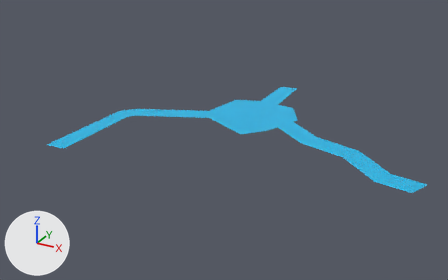
The FBX model UNITY/Assets/ENVIRONMENT/MESH/river.fbx, before and after one commit.
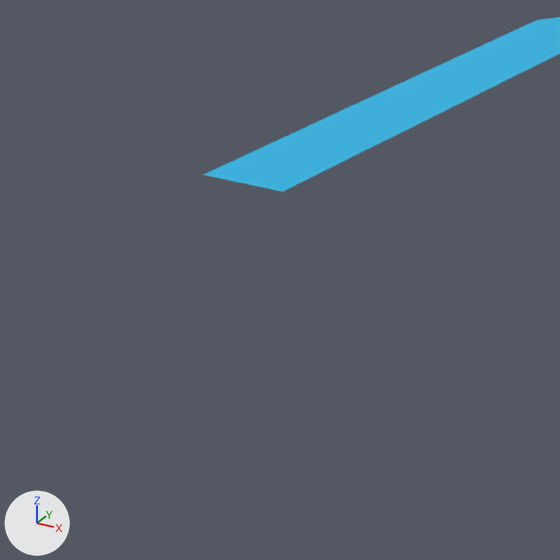
There are two pictures of each version: one whole from a 50 mm camera at (307.3, -184.2, 170.8) aimed at (128.0, 141.8, 7.8), one close up on the part from 0% to 28% of the width and 38% to 82% of the height. Arrows for +X, +Y and +Z are at lower left; the lights stay in place.
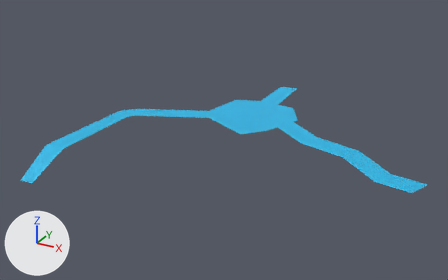
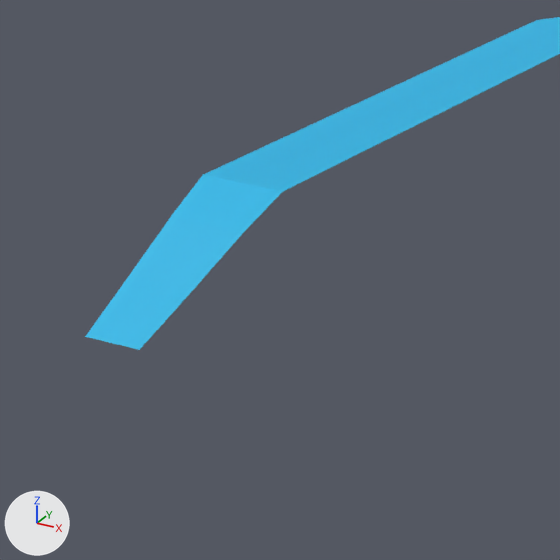
Where the change shows, as pixel boxes [x1, y1, x2, y2] in the close-ups (560 x 560 px):
'Plane.002', reshaped: before [203, 17, 560, 192]; after [85, 17, 560, 350]
part 1 of me_plane_002, added (cyan): after [85, 175, 282, 350]

Patch to the scene script:
```diff
--- a/UNITY/Assets/ENVIRONMENT/MESH/river.fbx.py
+++ b/UNITY/Assets/ENVIRONMENT/MESH/river.fbx.py
@@ me_plane_002 @@
 me_plane_002.from_pydata(...)  # 29 vertices, 14 faces; spans x 35.0..259.0, y 76.0..252.0, z 11.0..13.0
 # used by ob_plane_002; location = (0.0, 0.0, -1.3)
 # verts and faces of me_plane_002; kept vertices keep their numbers, new ones are numbered from 29
 # before: 0 (35.0, 76.0, 11.0) at pixel (202, 174), 1 (49.0, 78.0, 11.0) at pixel (282, 191)
+# me_plane_002 part 1
+verts[29] = (38.0, 50.0, -1.0)  # pixel (85, 336)
+verts[30] = (47.0, 50.0, -1.0)  # pixel (139, 349)
+verts[31] = (36.0, 69.0, 8.0)  # pixel (171, 215)
+verts[32] = (49.0, 70.0, 8.0)  # pixel (244, 231)
+verts[33] = (37.0, 59.0, 3.0)  # pixel (128, 275)
+verts[34] = (48.0, 60.0, 3.0)  # pixel (192, 290)
+faces += [(29, 30, 34, 33), (0, 31, 32, 1), (31, 33, 34, 32)]
 me_plane_002.materials.append(mat_water_001)
```
